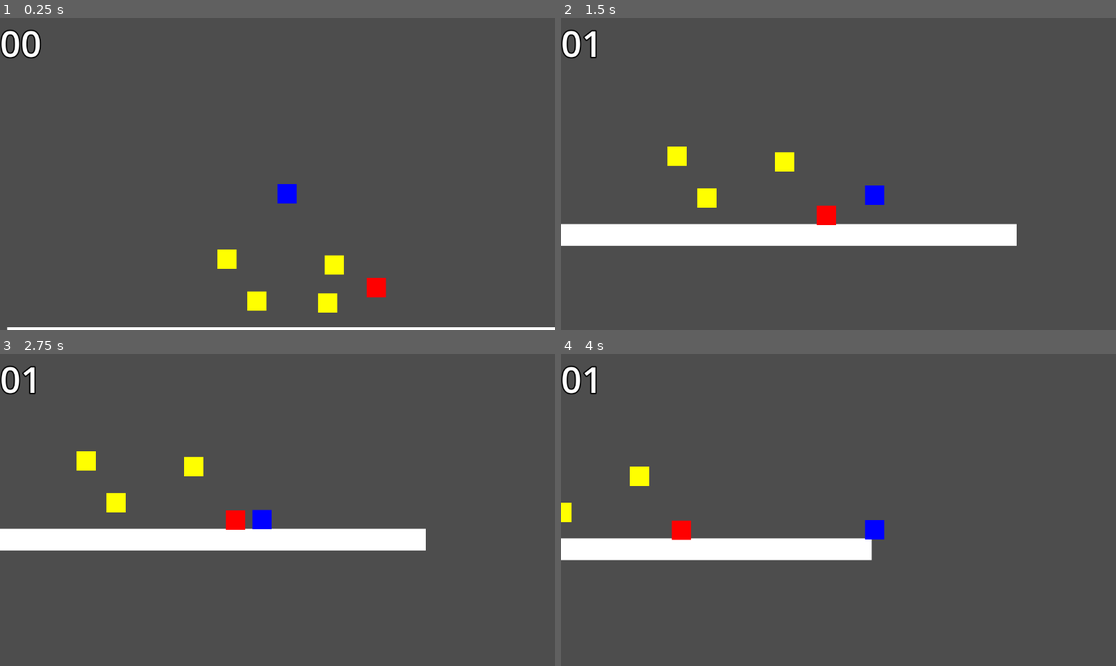
Above: before the commit, frames 1-4 (two rows, left to right).
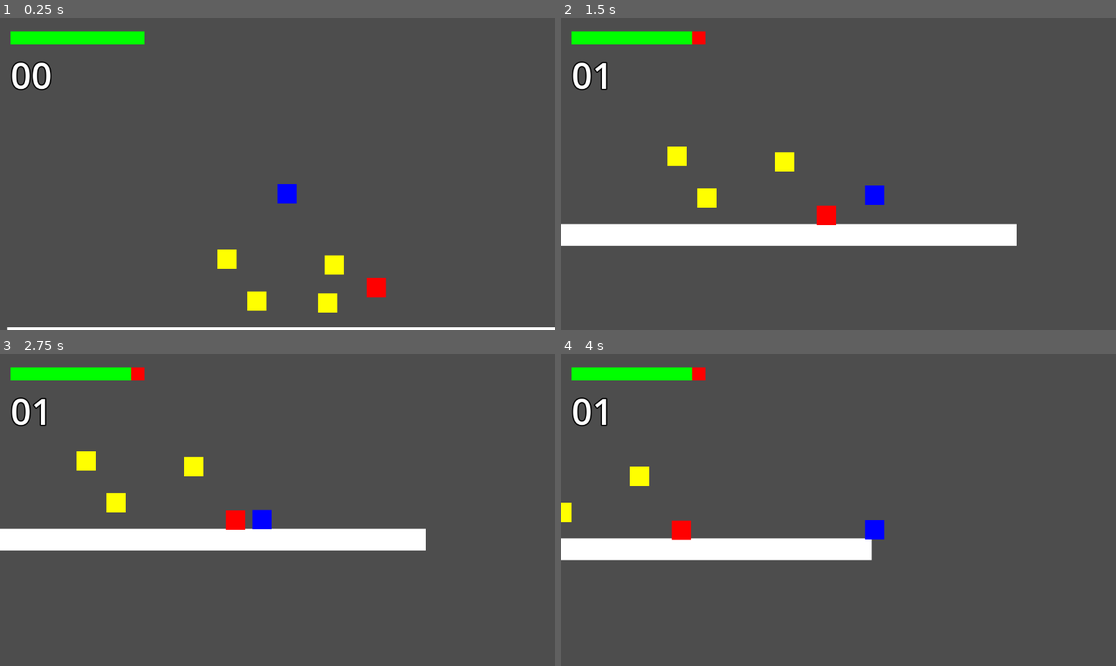
Above: after the commit, the same moments.

Repository: Yuumayay/YuumayayGodotBook1
Game: Godot game, scene res://stage1.tscn
The game is run twice, just before and just after one commit, with the same random seed, the same clock (stepped at 60 frames per second) and the same inputs.
Inputs:
- Up to frame 1 (0.25 s): no input
- Up to frame 2 (1.5 s): tap Enter (ui_accept) at 0.5, 0.77 s; hold Right (ui_right) from 0.53 s (still down)
- Up to frame 3 (2.75 s): tap Enter (ui_accept) at 1.52 s; release Right (ui_right) at 2.03 s; hold Left (ui_left) from 2.03 s (still down)
- Up to frame 4 (4 s): release Left (ui_left) at 2.78 s; hold Right (ui_right) from 2.78 s (still down); tap Enter (ui_accept) at 3.02, 3.77 s

The runs differ from the first frame. In frame 1, 1.7% of the frame differs, in the area x 0-27%, y 3-24%; in frame 2, 1.6%; in frame 3, 1.6%; in frame 4, 1.6%.

Commit message:
ヘルスの実装

Diff:
--- a/Platformer/Coin.gd
+++ b/Platformer/Coin.gd
@@ -10,6 +10,7 @@
 
 func _on_area_body_entered(body):
 	if body.name == "Character":
-		CoinCount.coin_add(1)
+		UI.damage(10)
+		UI.coin_add(1)
 		Audio.get_node("Coin").play()
 		queue_free()
--- a/Platformer/Enemy.gd
+++ b/Platformer/Enemy.gd
@@ -20,5 +20,6 @@
 
 func _on_area_body_entered(body):
 	if body.name == "Character" and can_tread:
+		UI.heal(10)
 		Audio.get_node("Hit").play()
 		queue_free()
--- a/Platformer/audio.tscn
+++ b/Platformer/audio.tscn
@@ -1,9 +1,11 @@
-[gd_scene load_steps=5 format=3 uid="uid://bi2le2wpvd58k"]
+[gd_scene load_steps=7 format=3 uid="uid://bi2le2wpvd58k"]
 
 [ext_resource type="AudioStream" uid="uid://bdahbvlx57saj" path="res://PrettySky.ogg" id="1_fahvp"]
 [ext_resource type="AudioStream" uid="uid://dl56bd1kanjm3" path="res://Jump.ogg" id="2_ey0tu"]
 [ext_resource type="AudioStream" uid="uid://bkuf2wsh18ix0" path="res://Hit.ogg" id="3_4vvwx"]
 [ext_resource type="AudioStream" uid="uid://d0vuenmwhnrcs" path="res://Coin.ogg" id="4_puk0s"]
+[ext_resource type="AudioStream" uid="uid://dp7a8imkojg5i" path="res://Damage.ogg" id="5_s2j00"]
+[ext_resource type="AudioStream" uid="uid://jmhs5bporvo" path="res://Heal.ogg" id="6_yxm6k"]
 
 [node name="Audio" type="Node"]
 
@@ -21,3 +23,9 @@
 [node name="Coin" type="AudioStreamPlayer" parent="."]
 stream = ExtResource("4_puk0s")
 volume_db = 2.811
+
+[node name="Damage" type="AudioStreamPlayer" parent="."]
+stream = ExtResource("5_s2j00")
+
+[node name="Heal" type="AudioStreamPlayer" parent="."]
+stream = ExtResource("6_yxm6k")
--- a/Platformer/coin_count.tscn
+++ /dev/null
@@ -1,15 +0,0 @@
-[gd_scene load_steps=2 format=3 uid="uid://dp6hihd8hyytq"]
-
-[ext_resource type="Script" path="res://coin_count.gd" id="1_63ena"]
-
-[node name="CoinCount" type="CanvasLayer"]
-layer = 2
-script = ExtResource("1_63ena")
-
-[node name="Label" type="Label" parent="."]
-offset_right = 40.0
-offset_bottom = 23.0
-theme_override_colors/font_outline_color = Color(0, 0, 0, 1)
-theme_override_constants/outline_size = 10
-theme_override_font_sizes/font_size = 75
-text = "00"
--- a/Platformer/project.godot
+++ b/Platformer/project.godot
@@ -18,4 +18,4 @@
 [autoload]
 
 Audio="*res://audio.tscn"
-CoinCount="*res://coin_count.tscn"
+UI="*res://ui.tscn"
--- a/Platformer/coin_count.gd
+++ b/Platformer/ui.gd
@@ -2,6 +2,9 @@
 
 var coin = 0
 @onready var label = $Label
+
+var hp = 100
+@onready var health = $Health
 
 func coin_add(value):
 	coin += value
@@ -10,3 +13,13 @@
 		label.text = "0" + str(coin)
 	else:
 		label.text = str(coin)
+
+func damage(value):
+	Audio.get_node("Damage").play()
+	hp -= value
+	health.value = hp
+
+func heal(value):
+	Audio.get_node("Heal").play()
+	hp += value
+	health.value = hp
--- /dev/null
+++ b/Platformer/ui.tscn
@@ -0,0 +1,33 @@
+[gd_scene load_steps=4 format=3 uid="uid://b6e2new4wx7mc"]
+
+[ext_resource type="Script" path="res://ui.gd" id="1_x44q6"]
+
+[sub_resource type="StyleBoxFlat" id="StyleBoxFlat_1g46t"]
+bg_color = Color(1, 0, 0, 1)
+
+[sub_resource type="StyleBoxFlat" id="StyleBoxFlat_f206m"]
+bg_color = Color(0, 1, 0, 1)
+
+[node name="UI" type="CanvasLayer"]
+layer = 2
+script = ExtResource("1_x44q6")
+
+[node name="Label" type="Label" parent="."]
+offset_left = 22.0
+offset_top = 66.0
+offset_right = 108.0
+offset_bottom = 172.0
+theme_override_colors/font_outline_color = Color(0, 0, 0, 1)
+theme_override_constants/outline_size = 10
+theme_override_font_sizes/font_size = 75
+text = "00"
+
+[node name="Health" type="ProgressBar" parent="."]
+offset_left = 22.0
+offset_top = 28.0
+offset_right = 300.0
+offset_bottom = 55.0
+theme_override_styles/background = SubResource("StyleBoxFlat_1g46t")
+theme_override_styles/fill = SubResource("StyleBoxFlat_f206m")
+value = 100.0
+show_percentage = false
Not shown, added: Platformer/Damage.ogg.import
Not shown, added: Platformer/Heal.ogg.import
Not shown, added: Platformer/Damage.ogg
Not shown, added: Platformer/Heal.ogg
